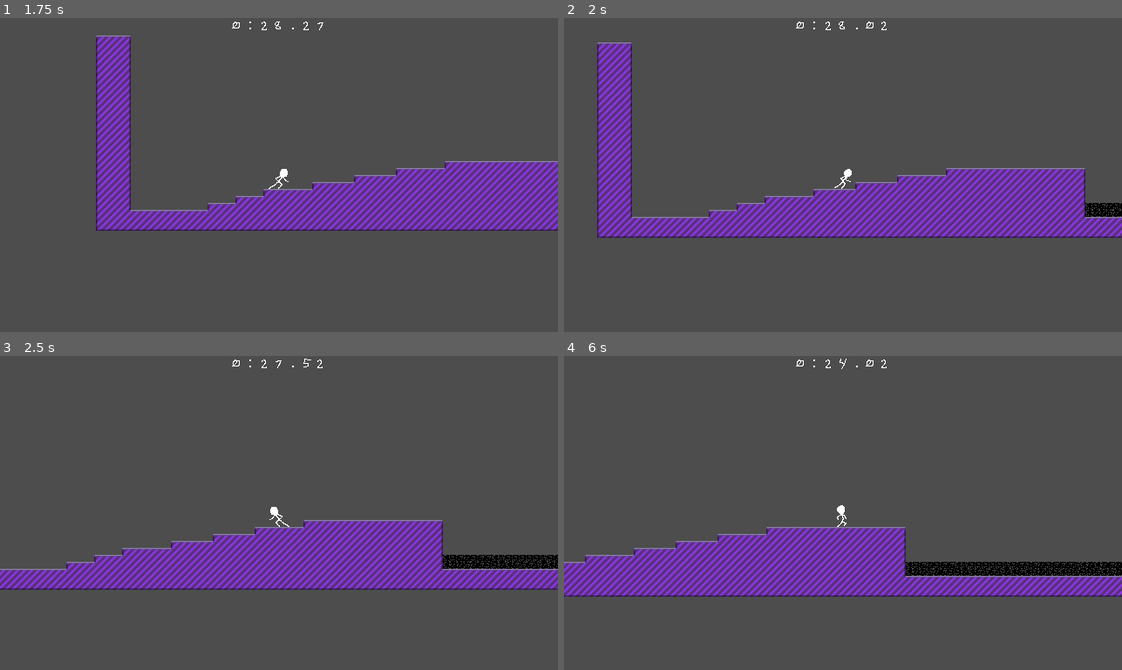
Above: before the commit, frames 1-4 (two rows, left to right).
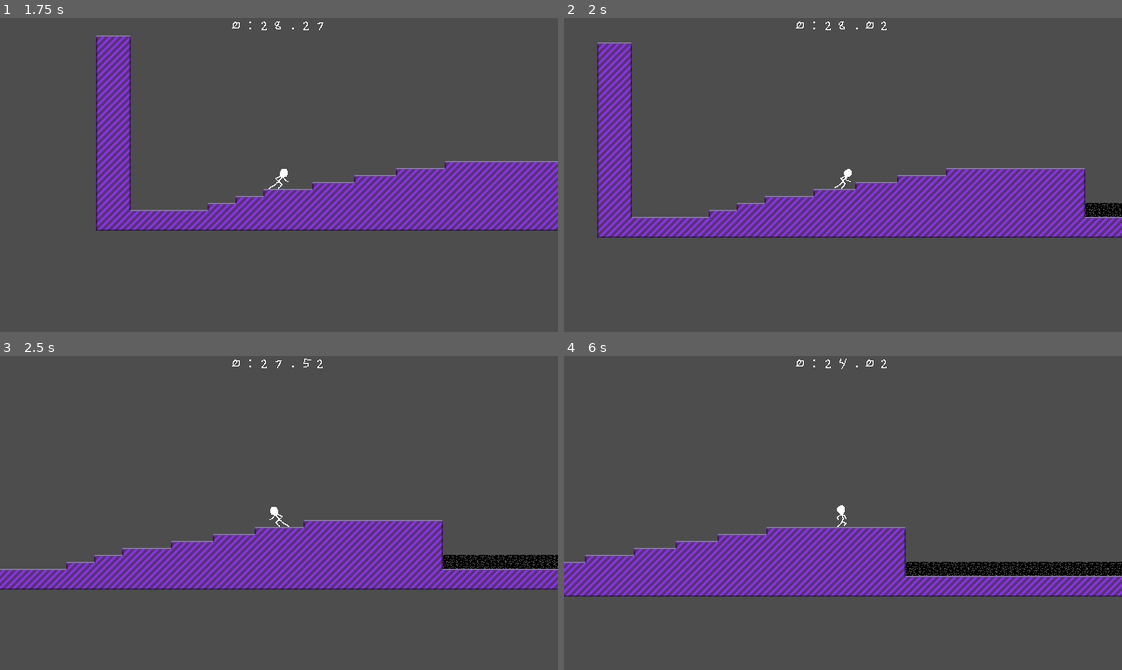
Above: after the commit, the same moments.

Repository: ncssm-mor-NyE9DoBlxs3M/platformer
Game: Godot game, scene res://Main.tscn
The game is run twice, just before and just after one commit, with the same random seed, the same clock (stepped at 60 frames per second) and the same inputs.
Inputs:
- Up to frame 1 (1.75 s): hold Right (right) from 0.53 s (still down); tap Z (jump) at 0.77, 1.52 s
- Up to frame 2 (2 s): keep holding Right (right)
- Up to frame 3 (2.5 s): release Right (right) at 2.03 s; hold Left (left) from 2.03 s (still down)
- Up to frame 4 (6 s): release Left (left) at 2.78 s; hold Right (right) 2.78-4.28 s; tap Z (jump) at 3.02, 3.77, 4.52 s; hold Left (left) 4.28-5.03 s; hold Right (right) 5.03-5.78 s; hold Left (left) from 5.78 s (still down)

Frame 1 is identical in both runs. In frame 2, less than 0.1% of the frame differs, in the area x 93-100%, y 58-64%; in frame 3, 0.2%; in frame 4, 0.4%, in the area x 61-100%, y 65-70%.

Commit message:
fade out particles

Diff:
--- a/checkpoint.gd
+++ b/checkpoint.gd
@@ -5,5 +5,6 @@
 	$Sound.play()
 	var tween := get_tree().create_tween()
 	tween.tween_property($Sprite2D, "modulate", Color.TRANSPARENT, 1.)
+	tween.parallel().tween_property($Glow, "modulate", Color.TRANSPARENT, 1.)
 	await tween.finished
 	queue_free()
--- a/checkpoint.tscn
+++ b/checkpoint.tscn
@@ -21,7 +21,7 @@
 collision_mask = 0
 script = ExtResource("1_r6hke")
 
-[node name="GPUParticles2D" type="GPUParticles2D" parent="." unique_id=1383743368]
+[node name="Glow" type="GPUParticles2D" parent="." unique_id=1383743368]
 scale = Vector2(0.3999998, 0.4000005)
 texture = ExtResource("2_s20m7")
 randomness = 0.11
